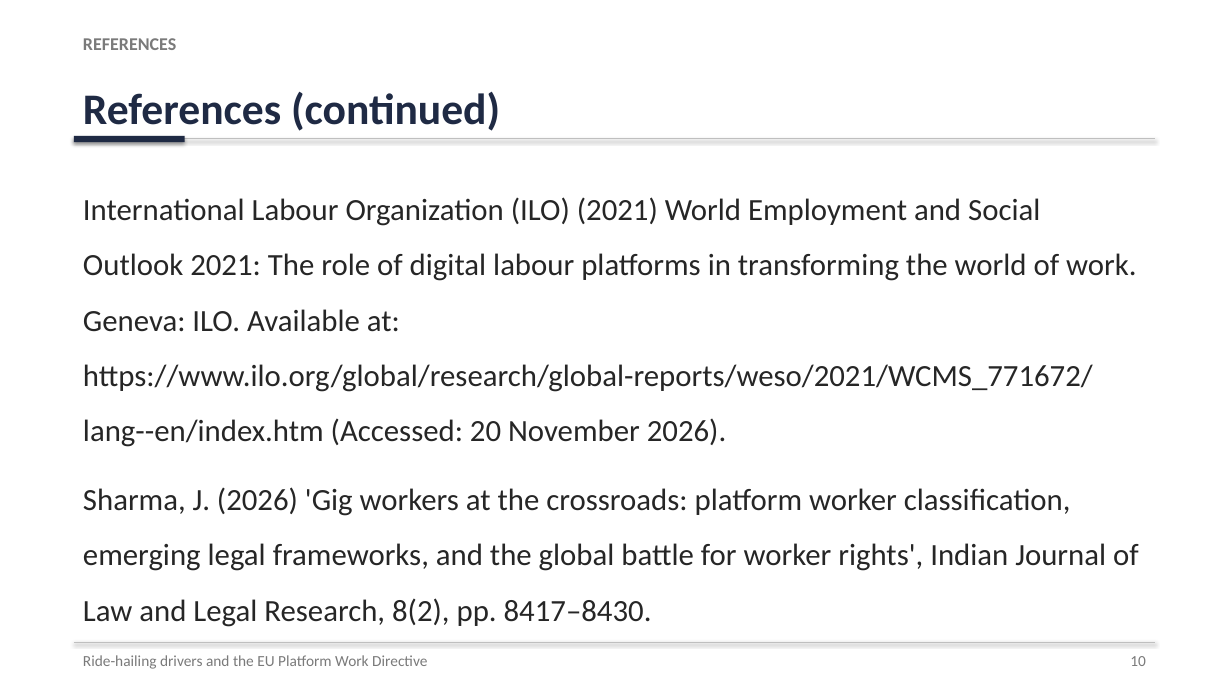
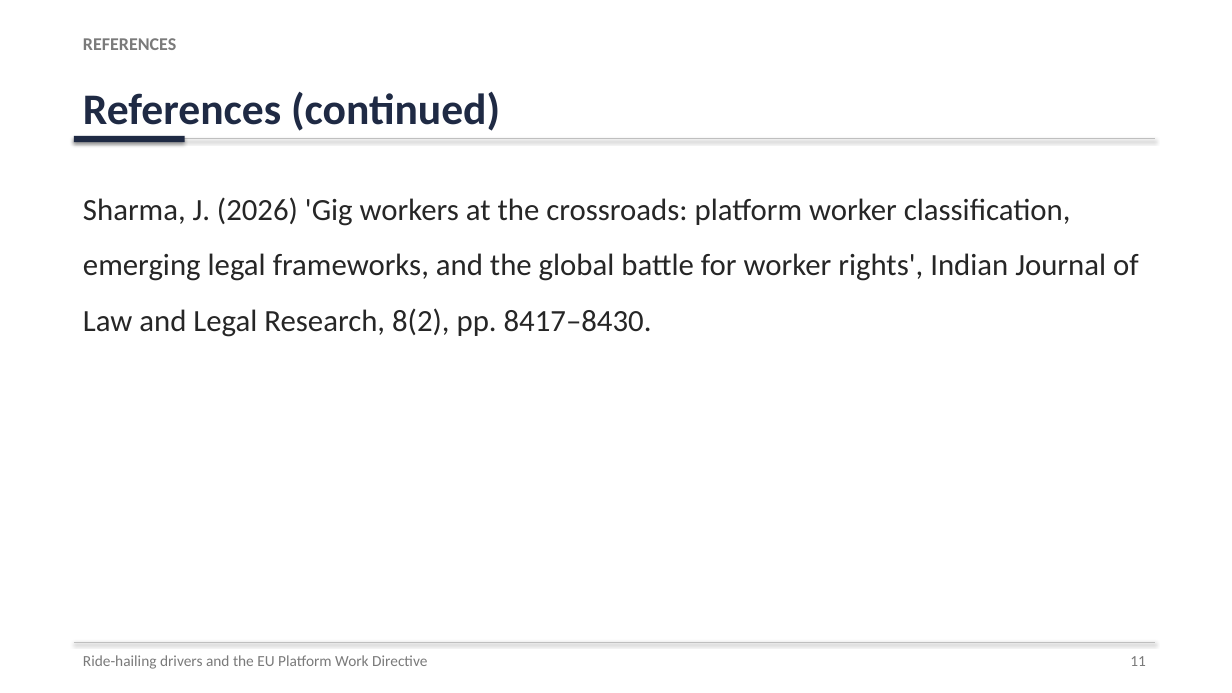
Before and after one commit to karanrg22-svg/skill, a slide deck: slide 11 of Ride-Hailing_Presentation.pptx (slide 10 before the commit). Drawn at 1232x693 pixels with LibreOffice and Linux fonts; fonts in the diff are those of the drawing. Boxes give left, top, right and bottom in pixels: in the first picture for what was removed or moved away, otherwise in the second. Text is boxed around its words. In the diff, an @@ line names an element or a change of style, - is before the commit and + after.

```diff
--- a/Ride-Hailing_Presentation.pptx
+++ b/Ride-Hailing_Presentation.pptx
@@ text at (x1=83, y1=197, x2=1136, y2=447): paragraph removed @@
-International Labour Organization (ILO) (2021) World Employment and Social Outlook 2021: The role of digital labour platforms in transforming the world of work. Geneva: ILO. Available at: https://www.ilo.org/global/research/global-reports/weso/2021/WCMS_771672/lang--en/index.htm (Accessed: 20 November 2026).
@@ text at (x1=1130, y1=656, x2=1146, y2=666): text changed @@
-10
+11
```
Also in this commit, not shown: 3 other slides changed, 1 slide added.
